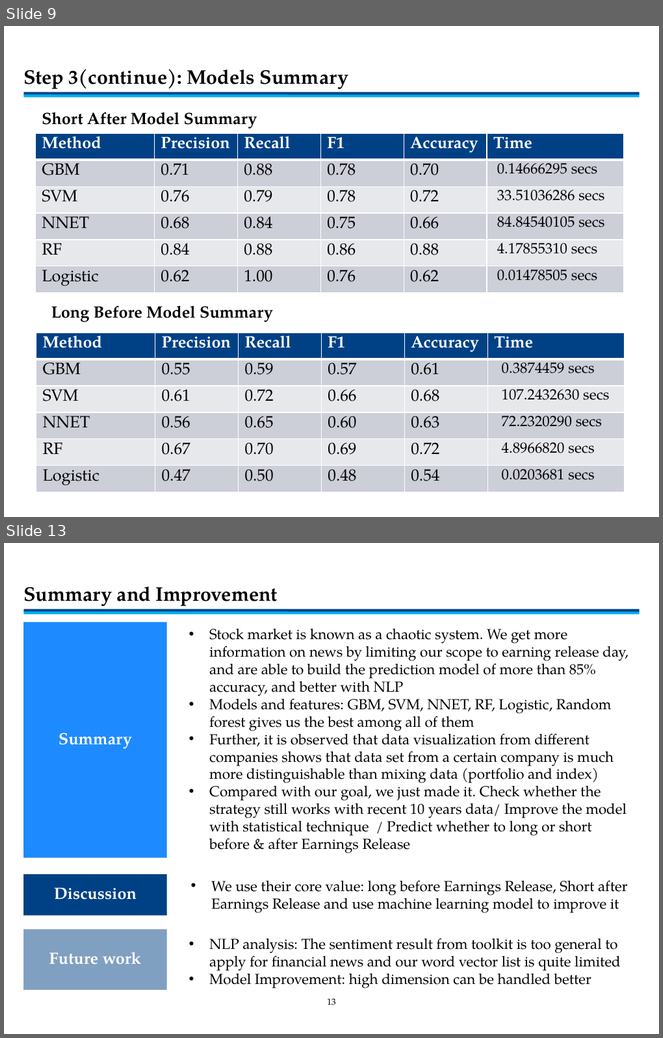
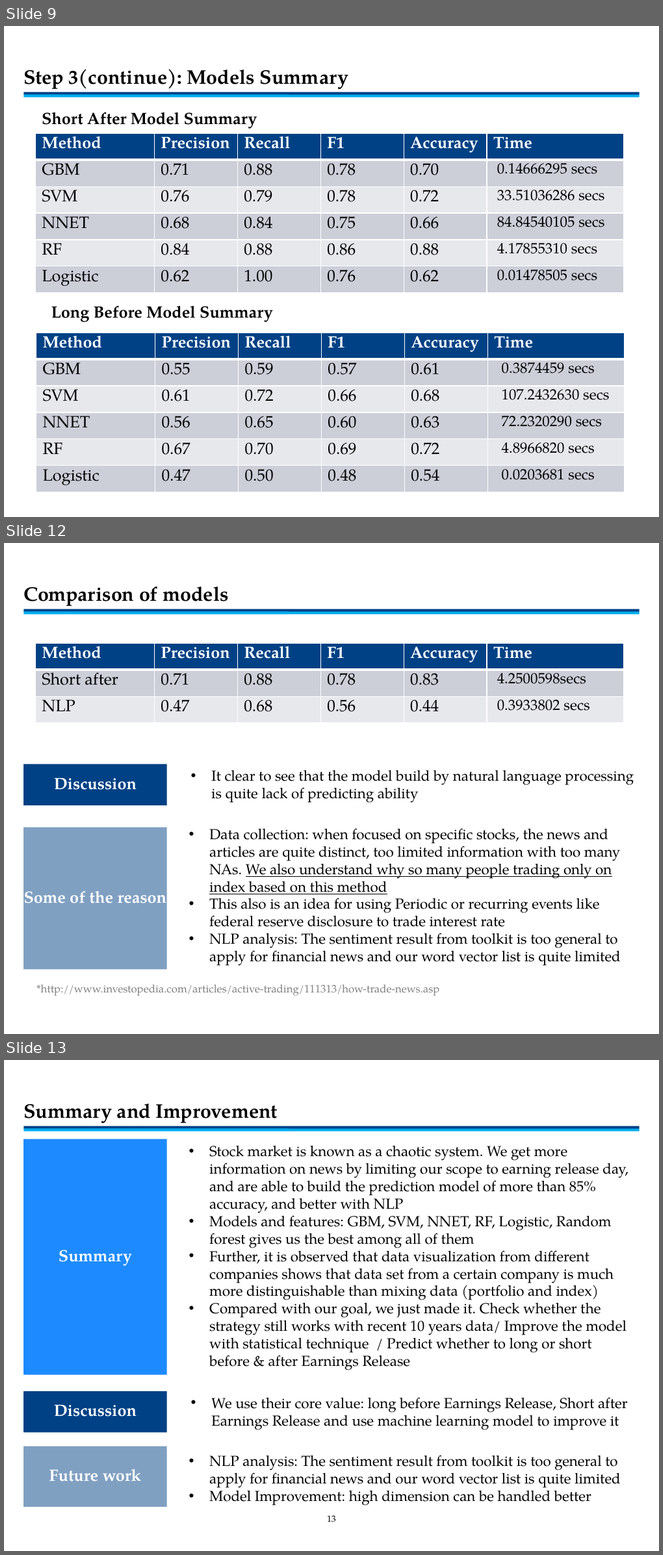
Before and after one commit to JasonLi-TMT/Earnings-Release-Premium, a slide deck: output/time series & NLP.pptx. Shown one above the other, each under a label of ours: slides 9 and 13 before the commit, slides 9, 12 and 13 after it; the slides between them are not shown. The pictures are 663x1038 and 663x1555 pixels, drawn with LibreOffice and Linux fonts; fonts in the diff are those of the drawing. Boxes give left, top, right and bottom in pixels: in the first picture for what was removed or moved away, otherwise in the second. Text is boxed around its words. In the diff, an @@ line names an element or a change of style, - is before the commit and + after.

```diff
--- a/output/time series & NLP.pptx
+++ b/output/time series & NLP.pptx
@@ slide 12 added at bbox=[4, 543, 659, 1034], background #FFFFFF; not listed: 3 template elements that a slide beside it also shows @@
@@ title added at bbox=[24, 587, 228, 606], 21.8 pt, text #000000, bold @@
+Comparison of models
@@ table added at bbox=[35, 643, 625, 723], 3 rows, 6 columns @@
+Method | Precision | Recall | F1 | Accuracy | Time
+Short after | 0.71 | 0.88 | 0.78 | 0.83 | 4.2500598secs
+NLP | 0.47 | 0.68 | 0.56 | 0.44 | 0.3933802 secs
@@ rectangle added at bbox=[24, 765, 167, 806], fill #004185, 18 pt, text #FFFFFF, bold @@
+Discussion
@@ text added at bbox=[211, 770, 634, 803], 16 pt, text #000000 @@
+• It clear to see that the model build by natural language processing is quite lack of predicting ability
@@ rectangle added at bbox=[24, 827, 167, 969], fill #80A0C2, 18 pt, text #FFFFFF, bold @@
+Some of the reason
@@ text added at bbox=[209, 828, 621, 966], 16 pt, text #000000 @@
+• Data collection: when focused on specific stocks, the news and articles are quite distinct, too limited information with too many NAs. We also understand why so many people trading only on index based on this method
+• This also is an idea for using Periodic or recurring events like federal reserve disclosure to trade interest rate
+• NLP analysis: The sentiment result from toolkit is too general to apply for financial news and our word vector list is quite limited
@@ text added at bbox=[36, 985, 440, 996], 12 pt, text #7F7F7F @@
+*http://www.investopedia.com/articles/active-trading/111313/how-trade-news.asp
```
Also in this commit, not shown: 3 slides changed, 1 slide removed, 1 other file.
